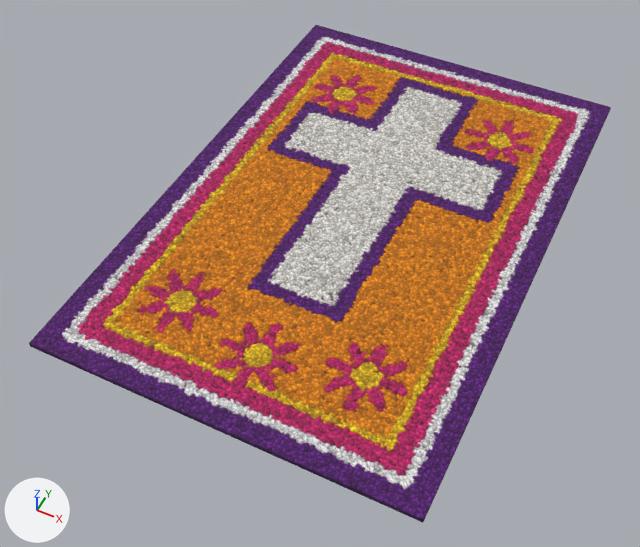
The Blender file Modelos/Yasser/tapete_cruz.blend as it was, and as the next commit left it.
Rendered twice from a 50 mm lens placed at (1.64, -3.8, 4.0), pointed at (-0.07, -0.38, -0.26). The lights are fixed; the arrows at lower left show +X, +Y and +Z. The first picture is the older version.

The scene before the commit, as lines of its bpy script (objects in view):
```python
me_plane = bpy.data.meshes.new('Plane')
me_plane.from_pydata(...)  # 4 vertices, 1 face; spans x -1.2..1.2, y -1.8..1.8, z 0.0
me_plane.materials.append(mat_tapete_cruz)  # picture img_tapete_cruz_png
ob_tapete_cruz = bpy.data.objects.new('tapete_cruz', me_plane)
ob_tapete_cruz.location = (0.0, 0.0, 0.0)
_m = ob_tapete_cruz.modifiers.new('Grosor', 'SOLIDIFY')
_m.thickness = 0.03
```
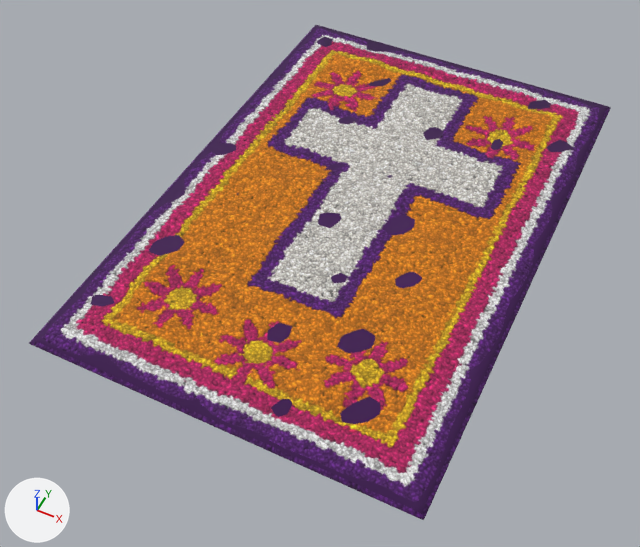
Pixel boxes [x1, y1, x2, y2] of what changed, in the pictures (640 x 547 px):
'tapete_cruz', reshaped
    before: [29, 25, 611, 523]
    after: [29, 25, 611, 520]
part 1 of me_plane, added
    after: [29, 25, 611, 520]

The edits, one by one:
me_plane is used by ob_tapete_cruz; location (0.0, 0.0, 0.0).
me_plane had 4 vertices, 1 face and spanned x -1.2..1.2, y -1.8..1.8, z 0.0.
me_plane now has 1777 vertices, 1697 faces and spans x -1.2..1.2, y -1.8..1.8, z 0.0..0.05.
me_plane part 1: 1773 vertices added at x -1.2..1.2, y -1.8..1.8, z 0.0..0.05.
me_plane part 2: the surface is now shaded smooth.
